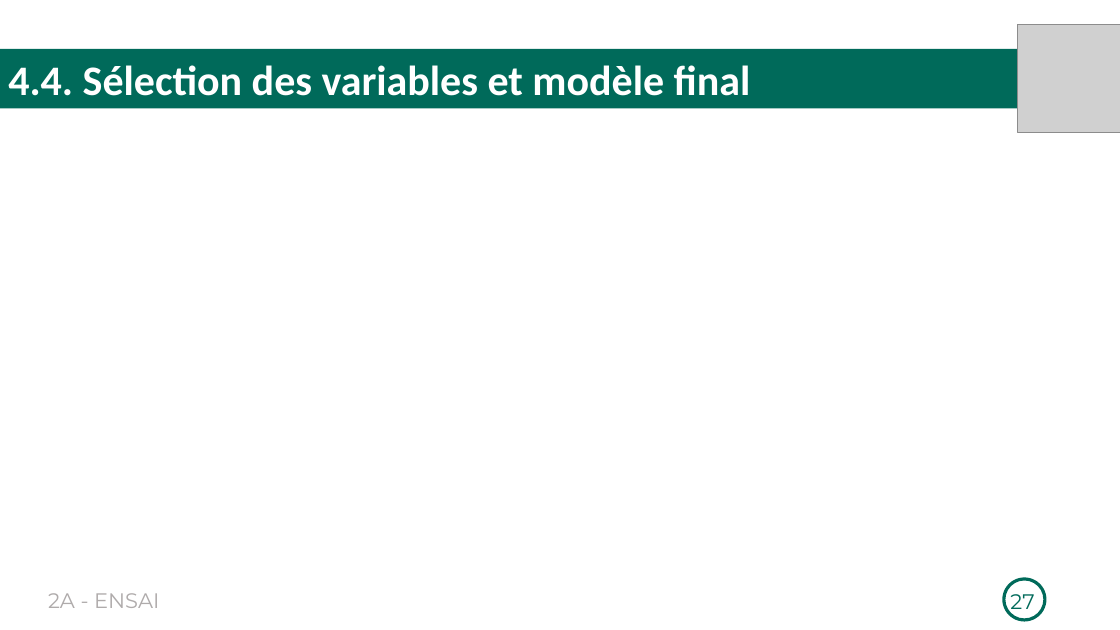
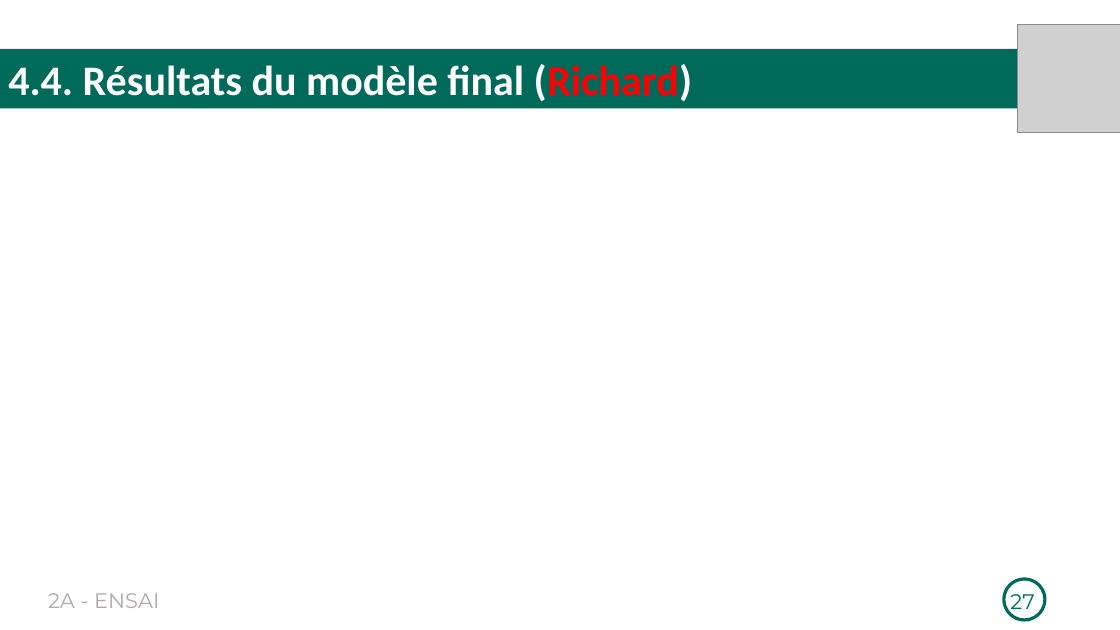
Before and after one commit to Richard-GOZAN/Projet-Stat-2A-Ensai, a slide deck: slide 27 of Présentation/Soutenance_Groupe25.pptx. Drawn at 1120x630 pixels with LibreOffice and Linux fonts; fonts in the diff are those of the drawing; grey boxes stand for pictures. Boxes give left, top, right and bottom in pixels: in the first picture for what was removed or moved away, otherwise in the second. Text is boxed around its words. In the diff, an @@ line names an element or a change of style, - is before the commit and + after.

```diff
--- a/Présentation/Soutenance_Groupe25.pptx
+++ b/Présentation/Soutenance_Groupe25.pptx
@@ text in rectangle at <box>8,64,692,101</box>: text changed @@
-4.4. Sélection des variables et modèle final
+4.4. Résultats du modèle final (Richard)
```
Also in this commit, not shown: 12 other slides changed, 3 slides added, 3 slides removed, 1 other file.
